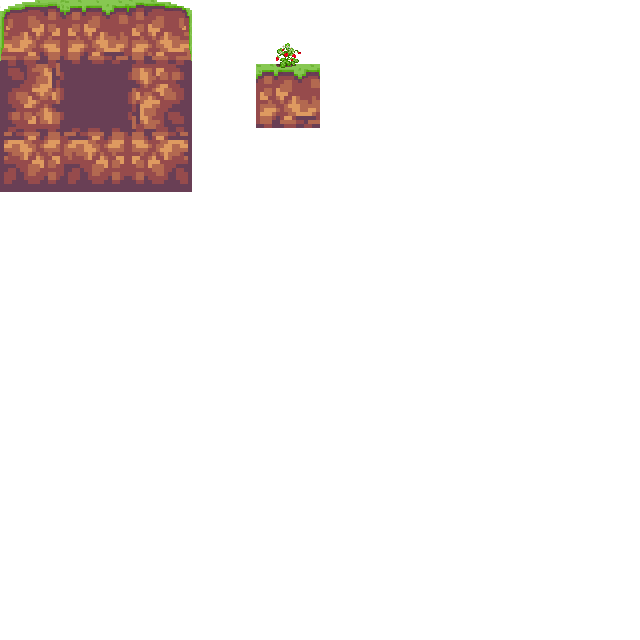
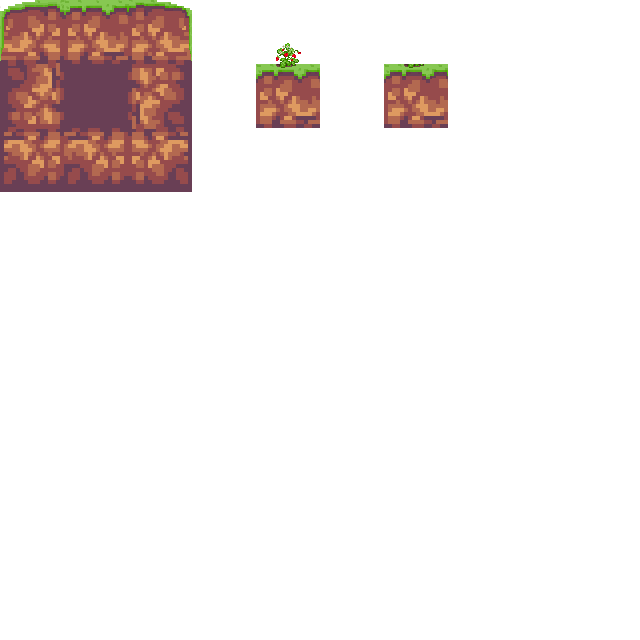
The second (640, 640) image is a revision of the first. Changes to its layers:
added layer "Layer 3" in group "top_middle" over [384, 64, 448, 128]
